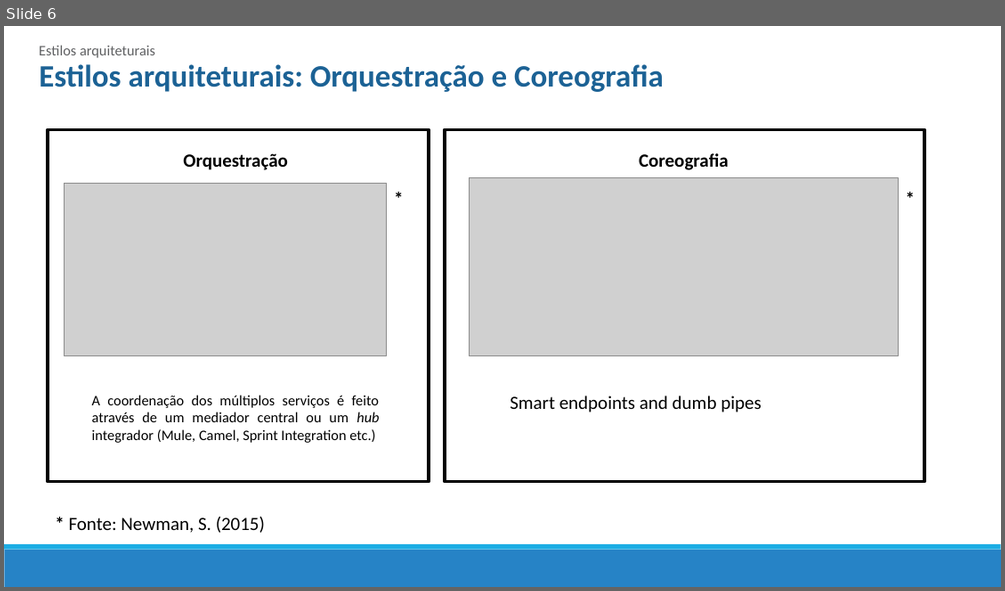
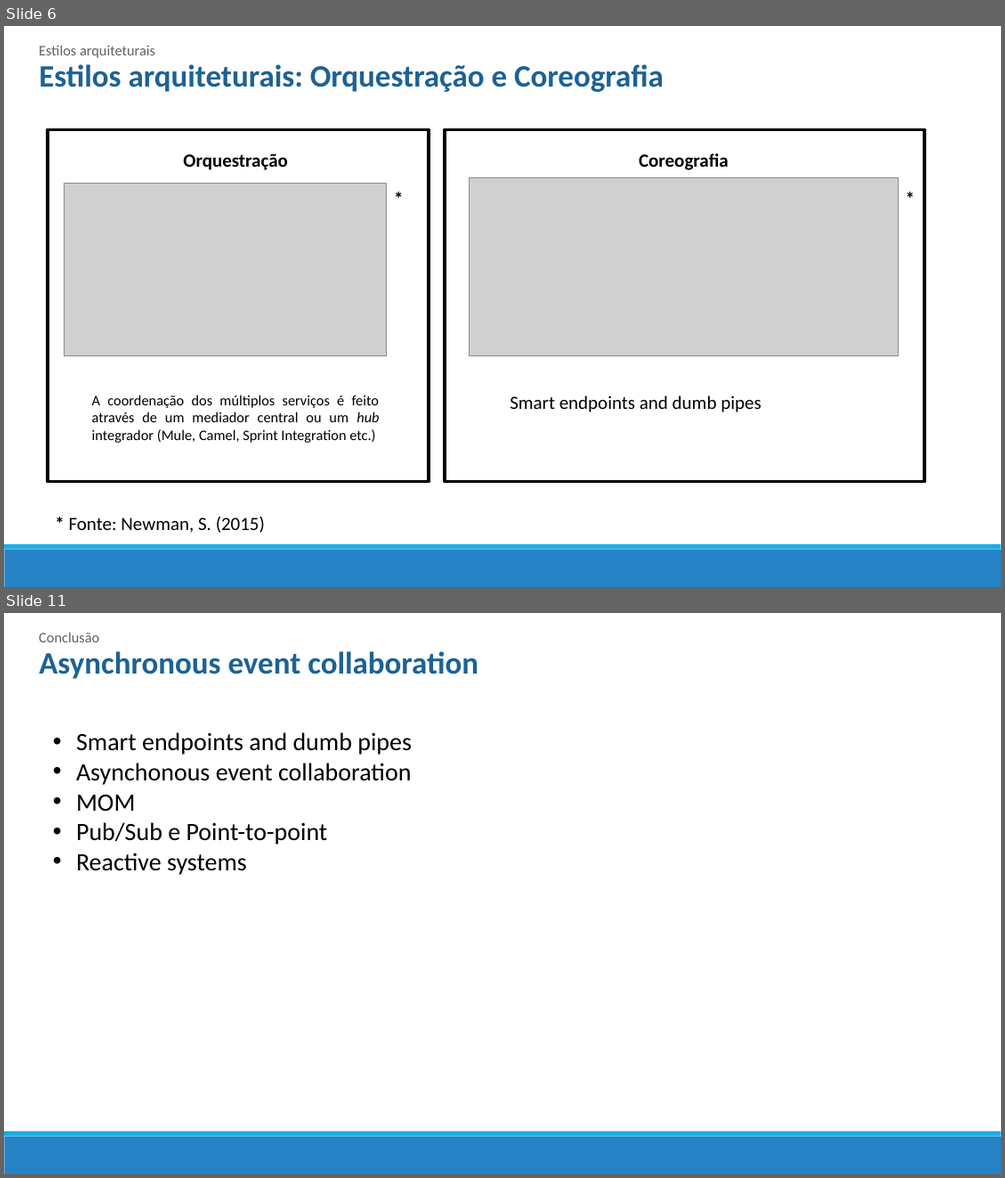
Before and after one commit to mrezende/architecture-discipline, a slide deck: article-presentation/Artigo.pptx. Shown one above the other, each under a label of ours: slide 6 before the commit, slides 6 and 11 after it; the slides between them are not shown. The pictures are 1005x591 and 1005x1178 pixels, drawn with LibreOffice and Linux fonts; fonts in the diff are those of the drawing; grey boxes stand for pictures. Boxes give left, top, right and bottom in pixels: in the first picture for what was removed or moved away, otherwise in the second. Text is boxed around its words. In the diff, an @@ line names an element or a change of style, - is before the commit and + after.

```diff
--- a/article-presentation/Artigo.pptx
+++ b/article-presentation/Artigo.pptx
@@ slide 11 added at (4, 613, 1001, 1174), background #FFFFFF; not listed: 2 template elements that a slide beside it also shows @@
@@ text added at (39, 632, 99, 642), 14 pt, text #5F6062 @@
+Conclusão
@@ text added at (39, 651, 478, 679), 30 pt, text #1D6294, bold @@
+Asynchronous event collaboration
@@ text added at (76, 732, 412, 875), 24 pt, text #000000 @@
+• Smart endpoints and dumb pipes
+• Asynchonous event collaboration
+• MOM
+• Pub/Sub e Point-to-point
+• Reactive systems
```
Also in this commit, not shown: 2 slides changed, 3 other slides added, 15 slides removed.
